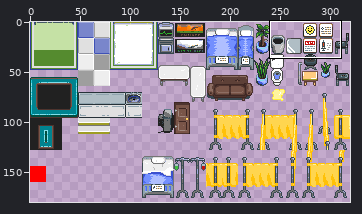
Two states of a sprite sheet, Assets/Tiled2Unity/Textures/BAGJ_tileset.png. The first picture is a wide view before the edit; the outline marks the close-up.
Close-up. First the earlier version:
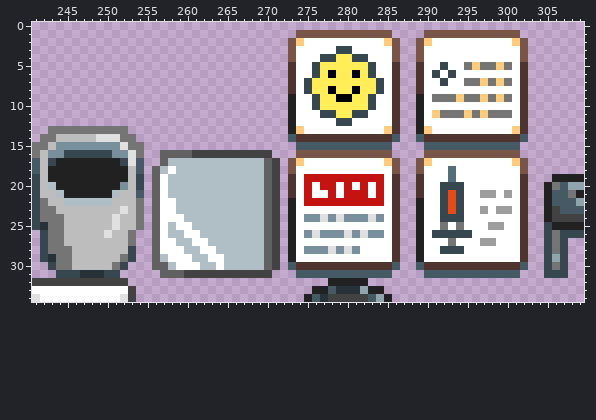
The file is 320x320 pixels. Shown: x 241..309, y 0..34. The wide view leaves out empty margins. The commit also changed other parts of the picture, which this record leaves out.
The result:
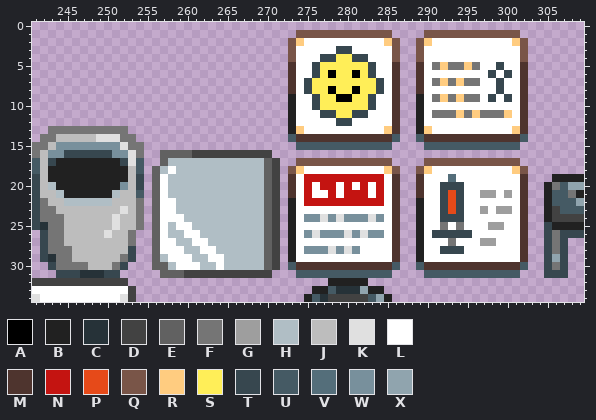
Palette (. is transparent): A #000000  B #212121  C #263238  D #424242  E #616161  F #757575  G #9e9e9e  H #b0bec5  J #bdbdbd  K #e0e0e0  L #ffffff  M #4e342e  N #c41411  P #e64a19  Q #795548  R #ffcc80  S #ffee58  T #37474f  U #455a64  V #546e7a  W #78909c  X #90a4ae
The exact change:
@@ x 289..302 @@
  4 QLLLLLLLLLLLLQ
- 5 MLLTLLFRFFRFLM
- 6 MLTLTLLLLLLLLM
- 7 MLLTLLFFRFRFLM
- 8 MLLLLLLLLLLLLM
- 9 BLFFFRFFRFRFLM
+ 5 MLFRFFRFLLTLLM
+ 6 MLLLLLLLLTLTLM
+ 7 MLFRFRFFLLTLLM
+ 8 MLLLLLLLLLTLLM
+ 9 BLFRFRFFLTLTLM
 10 BLLLLLLLLLLLLM
-11 BLRFFFRFRFFFLM
+11 BLFFFRFRFFFRLM
 12 BLLLLLLLLLLLLM
@@ x 271..304 @@
 15 ...UUUUUUUUUUUU....UUUUUUUUUUUU...
-16 ...QQQQQQQQQQQQ....QQQQQQQQQQQQ...
-17 D.QRLLLLLLLLLLRQ..QRLLLLLLLLLLRQ..
-18 D.QLLLLLLLLLLLLQ..QLLLVLLLLLLLLQ..
+16 ..................................
+17 D..QQQQQQQQQQQQ....QQQQQQQQQQQQ...
+18 D.QRLLLLLLLLLLRQ..QRLLLLLLLLLLRQ..
 19 D.MLNNNNNNNNNNLM..MLLLVLLLLLLLLM..
@@ x 244..249 @@
 29 FFJJJJ
-30 FFJJJJ
+30 FFFFJJ
 31 TTTCCC
